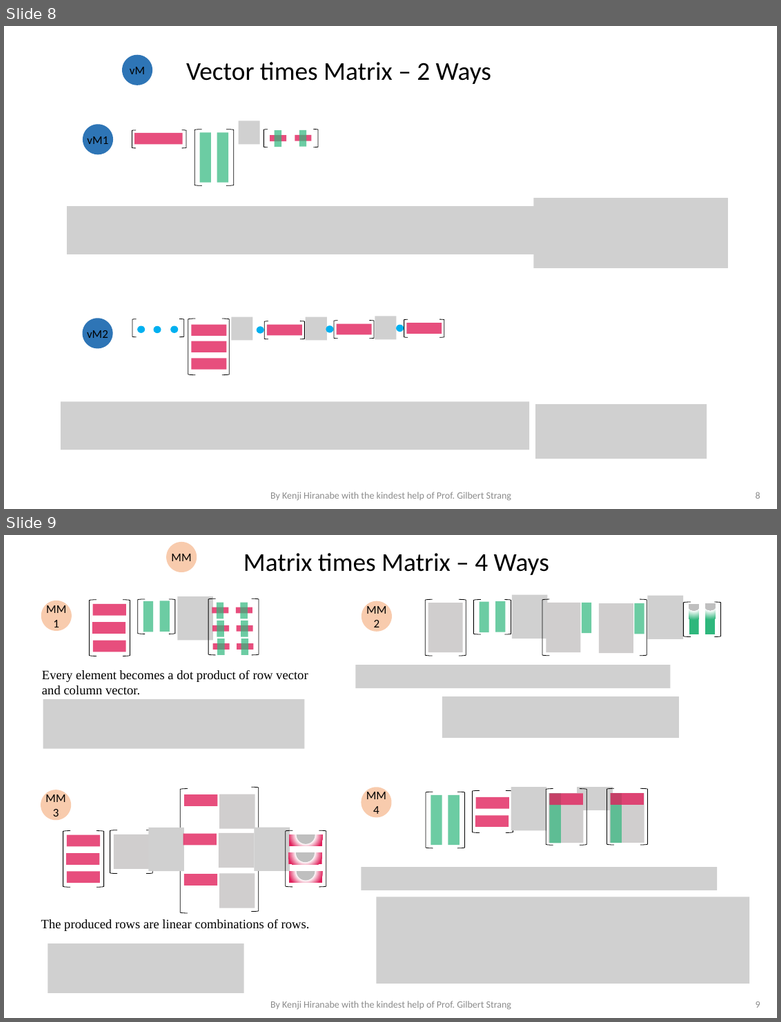
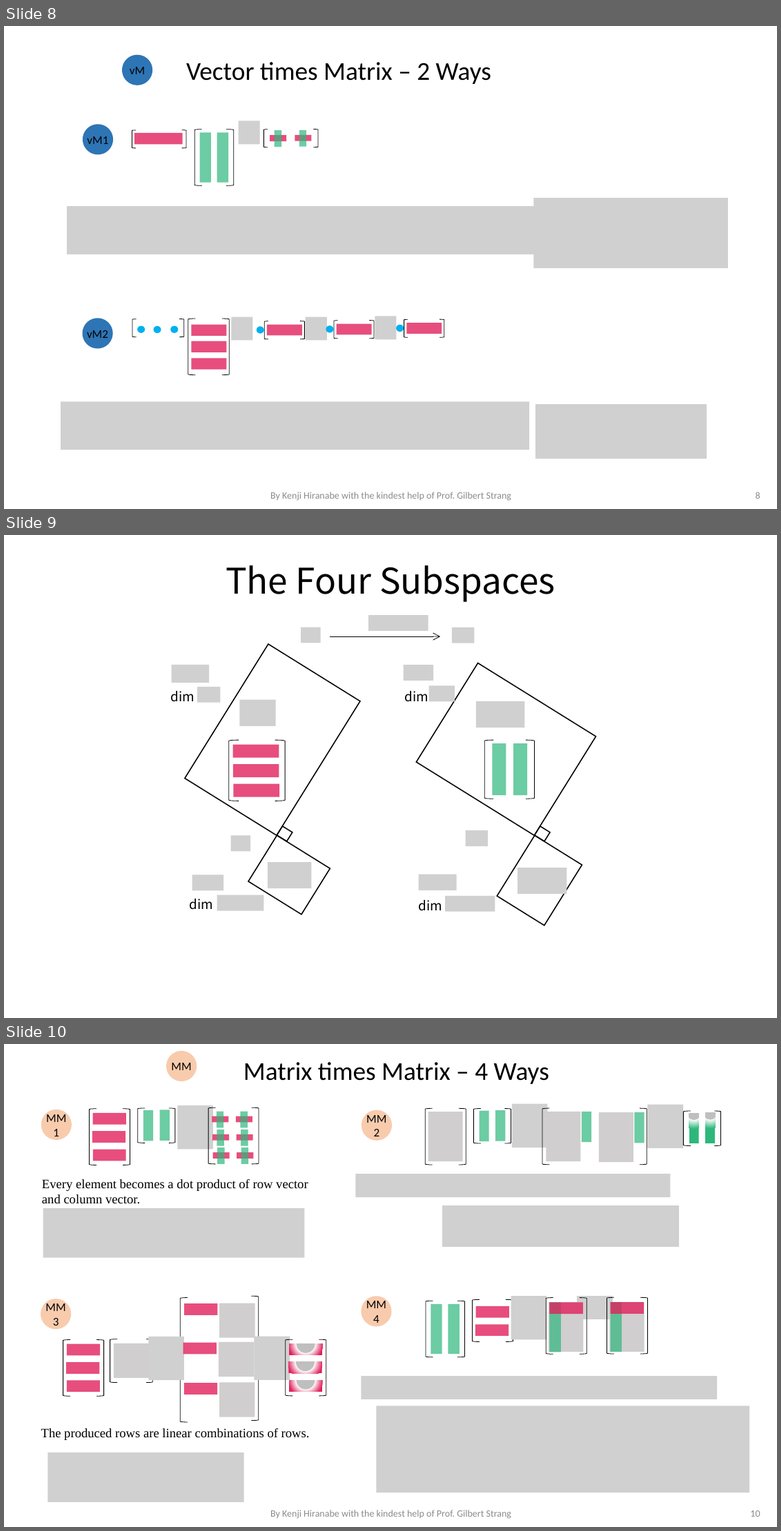
Before and after one commit to kenjihiranabe/The-Art-of-Linear-Algebra, a slide deck: Graphic-Notes-on-LA4E-v1.1.pptx. Shown one above the other, each under a label of ours: slides 8 and 9 before the commit, slides 8, 9 and 10 after it. The pictures are 781x1022 and 781x1531 pixels, drawn with LibreOffice and Linux fonts; fonts in the diff are those of the drawing; grey boxes stand for pictures; background and template pictures are left out. Boxes give left, top, right and bottom in pixels: in the first picture for what was removed or moved away, otherwise in the second. Text is boxed around its words. In the diff, an @@ line names an element or a change of style, - is before the commit and + after.

```diff
--- a/Graphic-Notes-on-LA4E-v1.1.pptx
+++ b/Graphic-Notes-on-LA4E-v1.1.pptx
@@ slide 9 added at (4, 535, 777, 1018), background #FFFFFF @@
@@ title added at (225, 565, 555, 602), 33 pt, text #000000 @@
+The Four Subspaces
@@ picture added at (369, 615, 428, 631) @@
@@ picture added at (301, 627, 320, 643) @@
@@ arrow added from (330, 636) to (440, 636), #000000 0.5 pt @@
@@ picture added at (451, 627, 474, 643) @@
@@ rectangle added at (184, 644, 360, 836), outline #000000 1 pt @@
@@ picture added at (172, 665, 210, 683) @@
@@ picture added at (404, 665, 434, 681) @@
@@ rectangle added at (417, 663, 596, 836), outline #000000 1 pt @@
@@ text added at (171, 691, 194, 702), 12.2 pt, text #000000 @@
+dim
@@ picture added at (197, 687, 221, 702) @@
@@ picture added at (240, 700, 276, 726) @@
@@ text added at (404, 691, 428, 702), 12.2 pt, text #000000 @@
+dim
@@ picture added at (429, 685, 455, 701) @@
@@ picture added at (476, 701, 525, 728) @@
@@ group added at (485, 740, 534, 799): 2 rectangles, 2 left brackets @@
@@ group added at (229, 740, 286, 801): 3 rectangles, 2 left brackets @@
@@ picture added at (230, 836, 250, 851) @@
@@ rectangle added at (248, 836, 330, 914), outline #000000 1 pt @@
@@ rectangle added at (277, 826, 292, 842), outline #000000 1 pt @@
@@ picture added at (466, 830, 488, 845) @@
@@ rectangle added at (497, 836, 582, 926), outline #000000 1 pt @@
@@ rectangle added at (535, 826, 550, 842), outline #000000 1 pt @@
@@ picture added at (268, 862, 312, 888) @@
@@ picture added at (192, 875, 223, 890) @@
@@ picture added at (418, 874, 456, 890) @@
@@ picture added at (518, 868, 567, 894) @@
@@ text added at (190, 899, 213, 910), 12.2 pt, text #000000 @@
+dim
@@ picture added at (217, 895, 263, 910) @@
@@ text added at (418, 900, 441, 911), 12.2 pt, text #000000 @@
+dim
@@ picture added at (446, 896, 495, 911) @@
@@ what was slide 9 is now slide 10 @@
@@ page number at (750, 1510, 760, 1517): text changed @@
-9
+10
```
Also in this commit, not shown: 53 other files.
